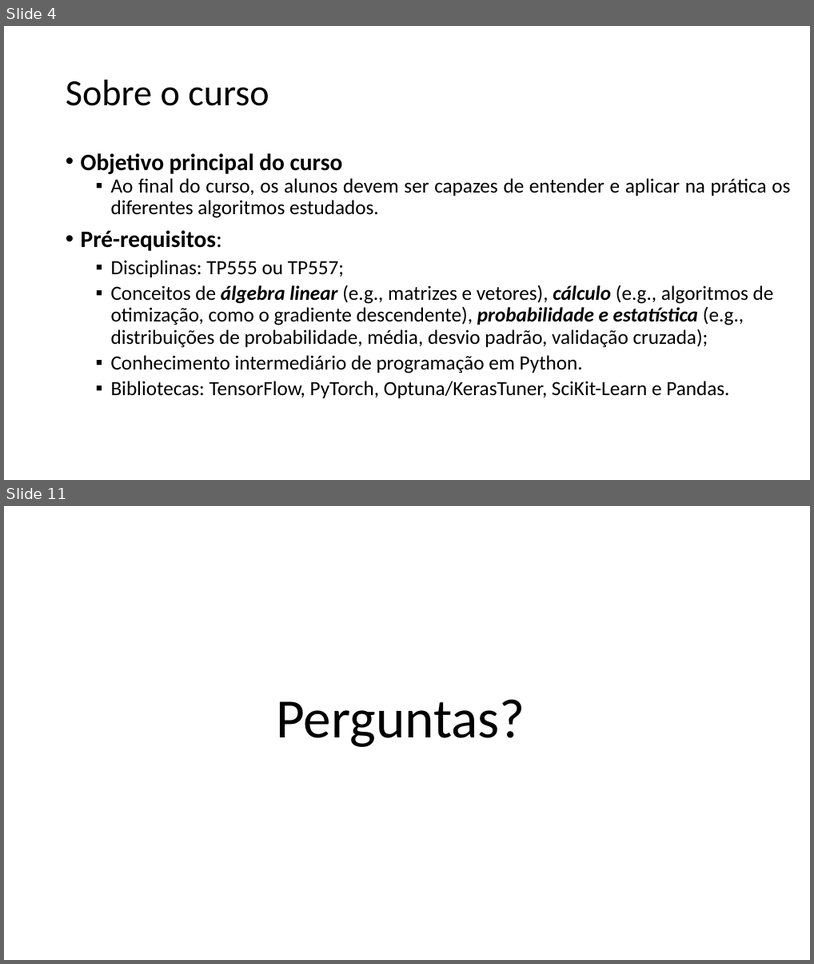
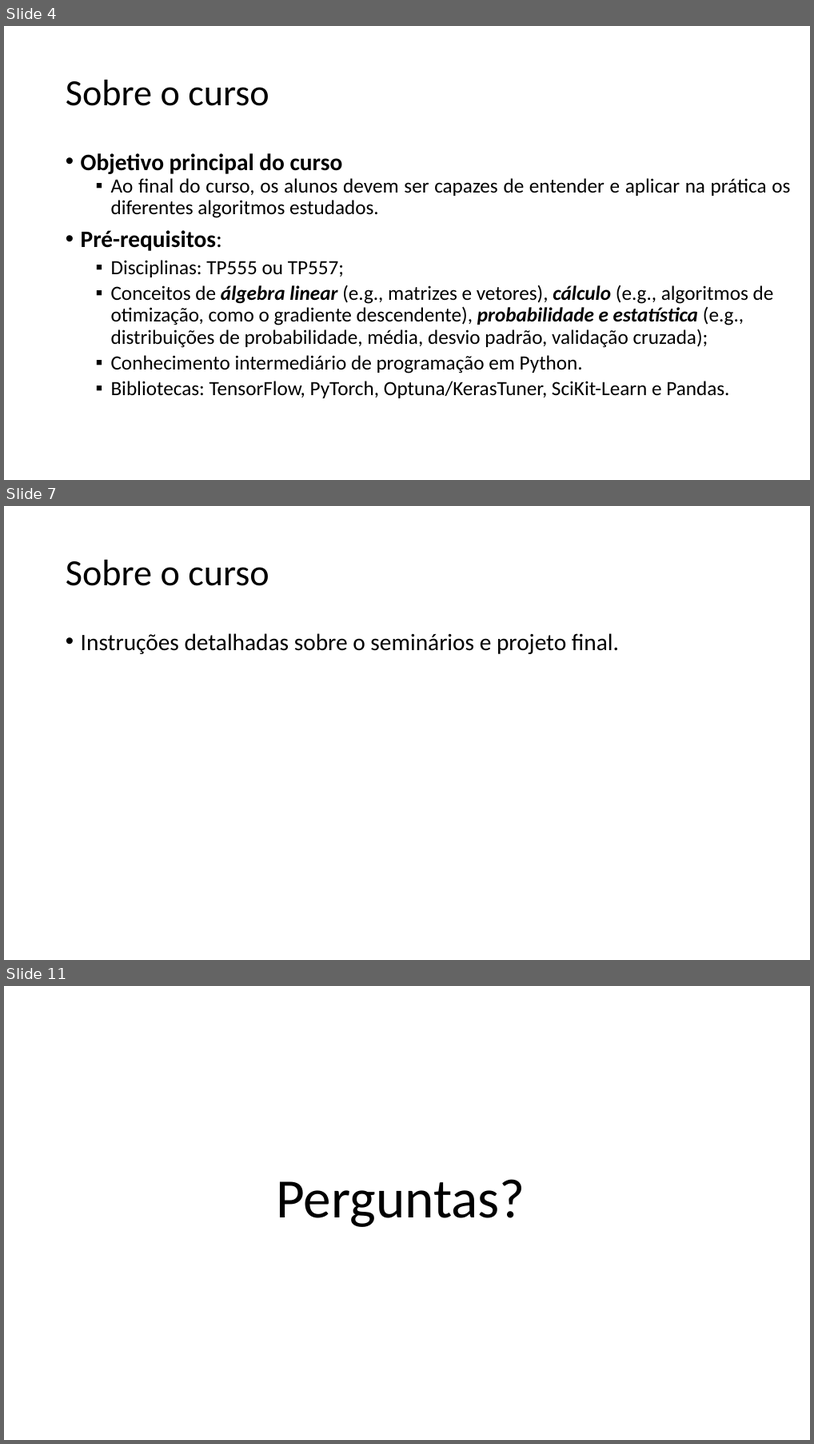
Before and after one commit to zz4fap/tp558-adv-ml, a slide deck: slides/TP558_1_Introdução_ao_curso.pptx. Shown one above the other, each under a label of ours: slides 4 and 11 before the commit, slides 4, 7 and 11 after it; the slides between them are not shown. The pictures are 814x964 and 814x1444 pixels, drawn with LibreOffice and Linux fonts; fonts in the diff are those of the drawing. Boxes give left, top, right and bottom in pixels: in the first picture for what was removed or moved away, otherwise in the second. Text is boxed around its words. In the diff, an @@ line names an element or a change of style, - is before the commit and + after.

```diff
--- a/slides/TP558_1_Introdução_ao_curso.pptx
+++ b/slides/TP558_1_Introdução_ao_curso.pptx
@@ slide 7 added at (4,506,810,960), background #FFFFFF @@
@@ title added at (66,560,269,586), 44 pt, text #000000 @@
+Sobre o curso
@@ text added at (81,633,619,654), 28 pt, text #000000 @@
+• Instruções detalhadas sobre o seminários e projeto final.
```
Also in this commit, not shown: 5 slides changed, 1 slide removed, 2 other files.
